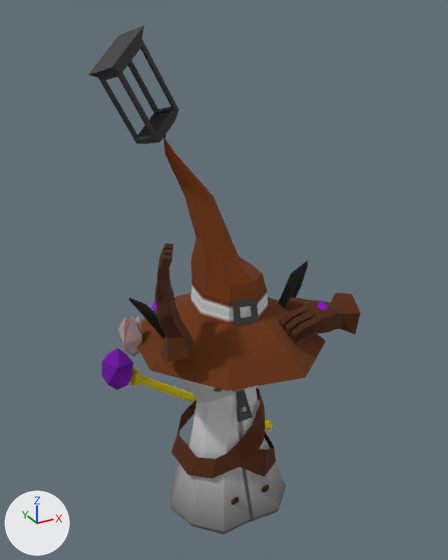
What one commit did to the glTF model player/animations/Potma.glb.
Rendered twice from a 50 mm lens placed at (-1.4, -2.48, 2.54), pointed at (0.01, 0.08, 1.26). The axes (+X, +Y, +Z) are drawn at lower left. The lights are the same throughout. Both versions are drawn at frame 26 of the action 'PotmaFall'; the numbers are the values there. Vertices at the same position are counted once.

In view in the first picture: 'Fuego', 'GloveL', 'GloveR', 'Hat', 'Head', 'Lamp', 'Legs', 'MainBody', 'Staff'.
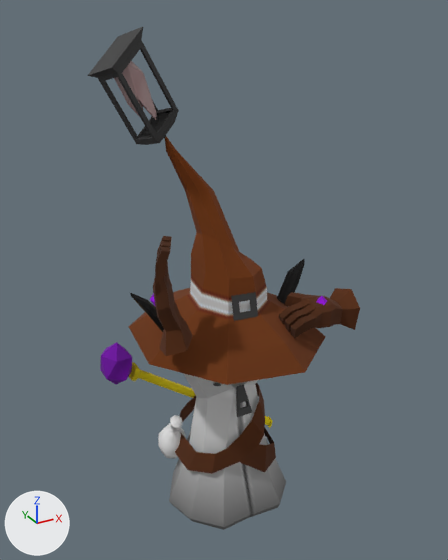
The change, as a list of edits to the scene's bpy script:
```text
Change me_cylinder_015:
    where me_cylinder_015.from_pydata(...)  # 145 vertices, 280 faces; spans x 0.19..0.58, y -0.346..-0.097, z 1.085..1.303
    me_cylinder_015 part 1: the whole mesh is multiplied about its middle by the matrix ((1.0, 0.0, -0.005), (0.0, 1.0, 0.0), (-0.007, 0.0, 1.0)), then moved by (-0.005, 0.0, 0.029)
Change me_cylinder_005:
    where me_cylinder_005.from_pydata(...)  # 145 vertices, 280 faces; spans x -0.497..-0.299, y -0.31..-0.048, z 1.178..1.708
    me_cylinder_005 part 2: the whole mesh is multiplied about its middle by the matrix ((1.0, 0.0, -0.005), (0.0, 1.0, 0.0), (-0.007, 0.0, 1.0)), then moved by (-0.007, 0.0, 0.035)
Change me_cylinder_007:
    remove me_cylinder_007.from_pydata(...)  # 82 vertices, 152 faces; spans x -0.486..0.514, y -0.456..0.546, z 1.021..2.104
    add me_cylinder_007.from_pydata(...)  # 82 vertices, 152 faces; spans x -0.49..0.51, y -0.456..0.546, z 1.049..2.113
    me_cylinder_007 part 3: the loose piece of 8 vertices spanning x -0.068..0.071, y -0.175..-0.139, z 1.224..1.348 is moved by (-0.005, 0.0, 0.032)
    me_cylinder_007 part 4: 74 of 82 vertices moved; they spanned x -0.486..0.514, y -0.456..0.546, z 1.021..2.104 and now span x -0.49..0.51, y -0.456..0.546, z 1.049..2.113; mean shift (-0.002, 0.0, 0.028); largest move (-0.486, -0.101, 1.069) -> (-0.49, -0.101, 1.105)
Change me_cylinder_018:
    remove me_cylinder_018.from_pydata(...)  # 142 vertices, 272 faces; spans x -0.517..0.507, y -0.165..0.246, z 0.763..1.397
    add me_cylinder_018.from_pydata(...)  # 142 vertices, 272 faces; spans x -0.509..0.486, y -0.165..0.246, z 0.795..1.42
    me_cylinder_018 part 5: 142 of 142 vertices moved; they spanned x -0.517..0.507, y -0.165..0.246, z 0.763..1.397 and now span x -0.509..0.486, y -0.165..0.246, z 0.795..1.42; mean shift (-0.004, 0.0, 0.027); largest move (-0.176, 0.191, 1.039) -> (-0.181, 0.191, 1.072)
Change me_cylinder_002:
    where me_cylinder_002.from_pydata(...)  # 122 vertices, 171 faces; spans x -0.366..0.352, y -0.276..0.523, z 0.031..1.038
    me_cylinder_002 part 6: the whole mesh is multiplied about its middle by the matrix ((1.0, 0.0, -0.005), (0.0, 1.0, 0.0), (-0.007, 0.0, 1.0)), then moved by (-0.002, 0.0, 0.032)
Change me_cylinder_006:
    where me_cylinder_006.from_pydata(...)  # 56 vertices, 104 faces; spans x -0.592..0.503, y 0.243..0.41, z 0.09..0.98
    me_cylinder_006 part 7: the whole mesh is multiplied about its middle by the matrix ((1.0, 0.0, -0.005), (0.0, 1.0, 0.0), (-0.007, 0.0, 1.0)), then moved by (-0.002, 0.0, 0.032)
Remove ob_legs:
    ob_legs = bpy.data.objects.new('Legs', me_cylinder_016)
Remove ob_fuego:
    ob_fuego = bpy.data.objects.new('Fuego', me_cylinder_010)
Add ob_poti_placeholder:
    ob_poti_placeholder = bpy.data.objects.new('Poti_placeHolder', me_sphere)  # 58 vertices, 112 faces; spans x -0.352..-0.181, y 0.08..0.267, z 0.271..0.585
    ob_poti_placeholder.location = (0.0, 0.0, -0.1)
Add ob_fuego_001:
    ob_fuego_001 = bpy.data.objects.new('Fuego.001', me_cylinder_022)  # 21 vertices, 38 faces; spans x -0.456..-0.287, y 0.135..0.256, z 2.173..2.455; in mat_potmagradient (picture img_potmagradient_base_color_256)
    ob_fuego_001.location = (0.0, 0.0, -0.1)
```

Boxes (x1, y1, x2, y2) around the edits, measured in the pictures (448 x 560 px; the box of a moved part takes in the faces that stretch with it):
'Hat', reshaped: before (138, 137, 326, 391); after (129, 136, 326, 385)
'MainBody', reshaped: before (169, 380, 286, 534); after (169, 373, 286, 530)
'GloveL', reshaped: before (279, 293, 360, 344); after (279, 288, 360, 338)
'GloveR', reshaped: before (152, 243, 194, 363); after (150, 236, 193, 356)
'Staff', reshaped: before (102, 348, 272, 432); after (100, 342, 273, 428)
'Head', reshaped (6% shorter): before (129, 261, 308, 339); after (130, 259, 305, 332)
'Fuego.001', added: after (114, 61, 157, 120)
'Poti_placeHolder', added: after (158, 415, 186, 459)
'Fuego', deleted (brown): before (118, 315, 142, 357)
'Legs', deleted: before (231, 484, 269, 505)
part 3 of me_cylinder_007, moved or reshaped: before (232, 298, 259, 326); after (231, 292, 258, 321)
part 4 of me_cylinder_007, moved or reshaped: before (138, 137, 326, 391); after (129, 136, 326, 385)
